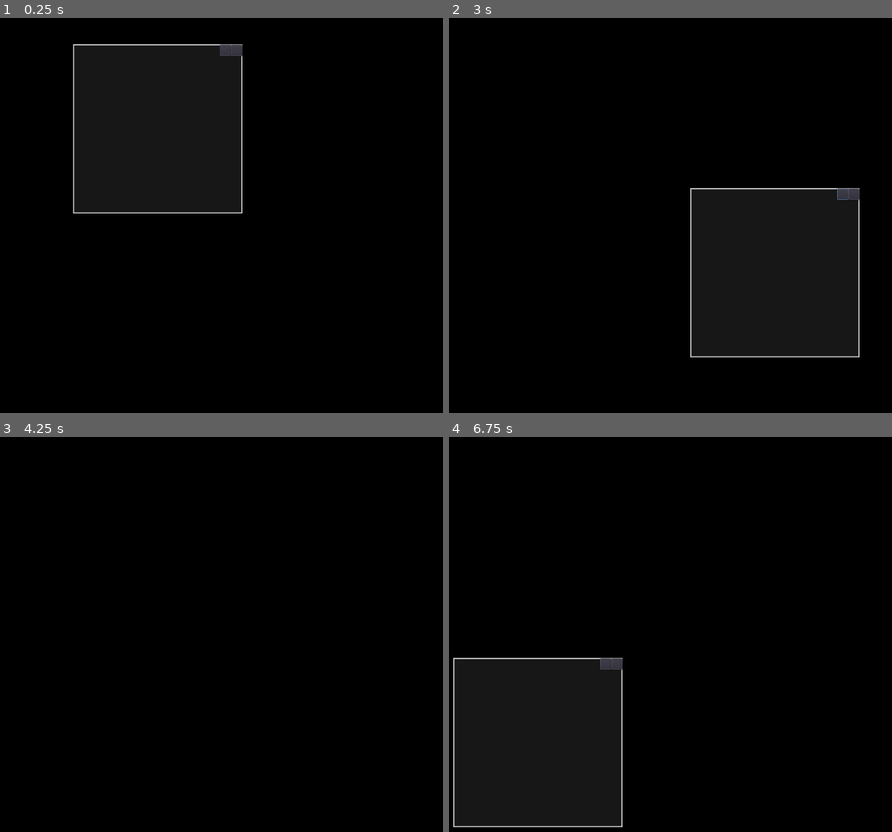
Above: before the commit, frames 1-4 (two rows, left to right).
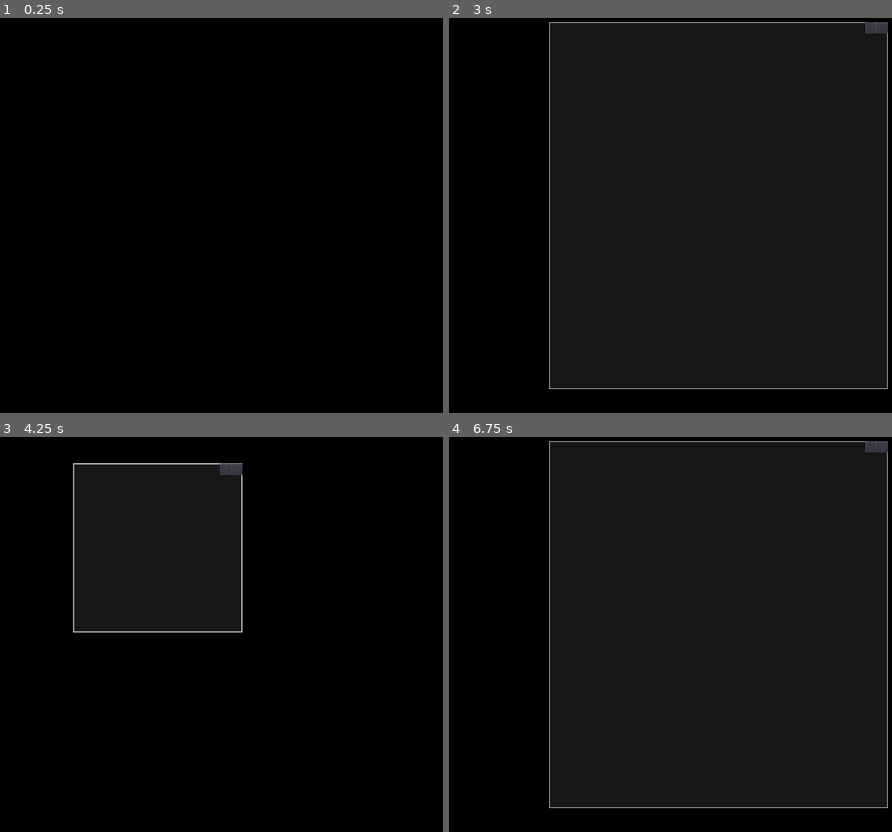
Above: after the commit, the same moments.

Repository: ARegardin/pyIGEM-cycles
Game: Godot game, scene res://scenes/main.tscn
The game is run twice, just before and just after one commit, with the same random seed, the same clock (stepped at 60 frames per second) and the same inputs.
Inputs (mouse positions are in pixels of both pictures, inside the frame that each line leads up to):
- Up to frame 1 (0.25 s): no input
- Up to frame 2 (3 s): click (674, 49) at 0.52 s; click (674, 49) at 1.27 s; click (674, 49) at 2.02 s; tap Enter at 2.75 s; move the mouse to (843, 195) at 2.77 s; hold L (open_lines, bound only after the commit) from 2.78 s (still down)
- Up to frame 3 (4.25 s): tap Space (show_quantities) at 3.5 s; move the mouse to (155, 666) at 3.52 s; release L (open_lines, bound only after the commit) at 3.53 s; tap B (open_bars) at 3.6 s; tap L (open_lines, bound only after the commit) at 3.8 s
- Up to frame 4 (6.75 s): tap Enter at 4.25, 5.75 s; move the mouse to (776, 527) at 4.27 s; hold L (open_lines, bound only after the commit) 4.28-5.03 s; tap Space (show_quantities) at 4.35, 5, 6.5 s; move the mouse to (688, 741) at 5.02 s; tap L (open_lines, bound only after the commit) at 5.1 s; move the mouse to (887, 713) at 5.77 s; hold L (open_lines, bound only after the commit) 5.78-6.53 s; move the mouse to (550, 563) at 6.52 s; tap B (open_bars) at 6.6 s

The runs differ from the first frame. In frame 1, 0.8% of the frame differs, in the area x 16-55%, y 6-50%; in frame 2, 1.4%; in frame 3, 0.8%; in frame 4, 1.4%, in the area x 0-100%, y 1-99%.
Error in both runs: Assertion failed: ERROR: get_all_files_dir() invalid path : ../data (res://scripts/dataUtilities.gd:11)

Commit message:
added line grapher, press l

Diff:
--- a/godot/project.godot
+++ b/godot/project.godot
@@ -47,6 +47,11 @@
 "events": [ Object(InputEventKey,"resource_local_to_scene":false,"resource_name":"","device":0,"alt":false,"shift":false,"control":false,"meta":false,"command":false,"pressed":false,"scancode":0,"physical_scancode":66,"unicode":0,"echo":false,"script":null)
  ]
 }
+open_lines={
+"deadzone": 0.5,
+"events": [ Object(InputEventKey,"resource_local_to_scene":false,"resource_name":"","device":0,"alt":false,"shift":false,"control":false,"meta":false,"command":false,"pressed":false,"scancode":0,"physical_scancode":76,"unicode":0,"echo":false,"script":null)
+ ]
+}
 
 [physics]
 
--- /dev/null
+++ b/godot/scenes/line_graph.tscn
@@ -0,0 +1,51 @@
+[gd_scene load_steps=4 format=2]
+
+[ext_resource path="res://scripts/grapher.gd" type="Script" id=1]
+[ext_resource path="res://scripts/line_graph.gd" type="Script" id=2]
+
+[sub_resource type="StyleBoxFlat" id=1]
+bg_color = Color( 0.0941176, 0.0941176, 0.0941176, 1 )
+border_width_left = 1
+border_width_top = 1
+border_width_right = 1
+border_width_bottom = 1
+
+[node name="line_graph" type="Node2D"]
+z_index = 3
+script = ExtResource( 2 )
+
+[node name="viewportContainer" type="ViewportContainer" parent="."]
+margin_right = 40.0
+margin_bottom = 40.0
+
+[node name="viewport" type="Viewport" parent="viewportContainer"]
+size = Vector2( 400, 400 )
+transparent_bg = true
+handle_input_locally = false
+render_target_clear_mode = 1
+render_target_update_mode = 3
+
+[node name="grapher" type="Node2D" parent="viewportContainer/viewport"]
+script = ExtResource( 1 )
+
+[node name="ui" type="Node2D" parent="."]
+z_index = -1
+
+[node name="panel" type="Panel" parent="ui"]
+margin_right = 600.0
+margin_bottom = 650.0
+custom_styles/panel = SubResource( 1 )
+
+[node name="exit" type="Button" parent="ui"]
+margin_left = 580.0
+margin_right = 600.0
+margin_bottom = 20.0
+
+[node name="move" type="Button" parent="ui"]
+margin_left = 560.0
+margin_right = 580.0
+margin_bottom = 20.0
+
+[connection signal="pressed" from="ui/exit" to="." method="_on_exit_pressed"]
+[connection signal="button_down" from="ui/move" to="." method="_on_move_button_down"]
+[connection signal="button_up" from="ui/move" to="." method="_on_move_button_up"]
--- a/godot/scenes/main.tscn
+++ b/godot/scenes/main.tscn
@@ -1,10 +1,16 @@
-[gd_scene load_steps=3 format=2]
+[gd_scene load_steps=4 format=2]
 
 [ext_resource path="res://scripts/main.gd" type="Script" id=1]
 [ext_resource path="res://scenes/bar_graph.tscn" type="PackedScene" id=2]
+[ext_resource path="res://scenes/line_graph.tscn" type="PackedScene" id=3]
 
 [node name="main" type="Node2D"]
 script = ExtResource( 1 )
 
 [node name="bar_graph" parent="." instance=ExtResource( 2 )]
+visible = false
 position = Vector2( 302, 289 )
+
+[node name="line_graph" parent="." instance=ExtResource( 3 )]
+visible = false
+position = Vector2( 200, 100 )
--- /dev/null
+++ b/godot/scripts/grapher.gd
@@ -0,0 +1,30 @@
+extends Node2D
+
+var totaldelta = 0
+onready var main = get_parent().get_parent().get_parent().get_parent()
+
+# FORMAT : [y : quantity, x : time, color]
+var points = []
+var reset = false
+var graph_scaling = Vector2(5, 15)
+var graph_offset = Vector2(50, 360)
+
+func _draw():
+	if reset:
+		for point in points:
+			var v = point[0]
+			draw_circle(v, 1, point[1])
+		reset = false
+	for molecule in main.molecules:
+		var v = Vector2(totaldelta, -molecule.quantity) * graph_scaling + graph_offset
+		draw_circle(v, 1, molecule.color)
+
+func _process(delta):
+	for molecule in main.molecules:
+		points.append([Vector2(totaldelta, -molecule.quantity) * graph_scaling + graph_offset, molecule.color])
+
+	if Input.is_action_pressed("open_lines"):
+		reset = true
+
+	totaldelta += delta
+	update()
--- /dev/null
+++ b/godot/scripts/line_graph.gd
@@ -0,0 +1,23 @@
+extends Node2D
+
+onready var main = get_parent()
+var moving = false
+
+func _process(delta):
+	if Input.is_action_just_pressed("open_lines"):
+		self.visible = !self.visible
+	if moving:
+		self.position = get_global_mouse_position() - $ui/move.rect_position - $ui/move.rect_size/2
+
+func _draw():
+	for i in range(len(main.molecules)):
+		draw_string(Control.new().get_font("font"), Vector2(50, 400 + 15 * i), main.molecules[i].molname, main.molecules[i].color)
+
+func _on_exit_pressed():
+	self.visible = false
+
+func _on_move_button_down():
+	moving = true
+
+func _on_move_button_up():
+	moving = false
--- a/godot/scripts/molecule.gd
+++ b/godot/scripts/molecule.gd
@@ -6,6 +6,7 @@
 
 var products = {}
 var quantity = 0
+onready var color = Color(randf(), randf(), randf())
 
 func _ready():
 	randomize()
